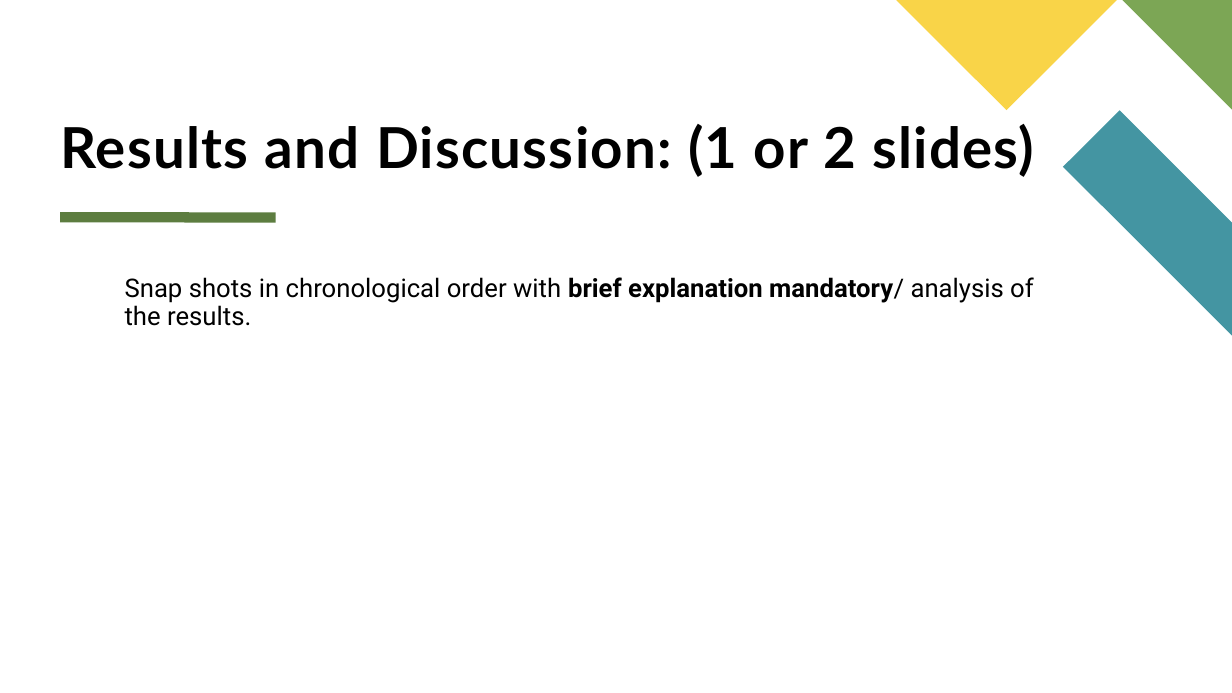
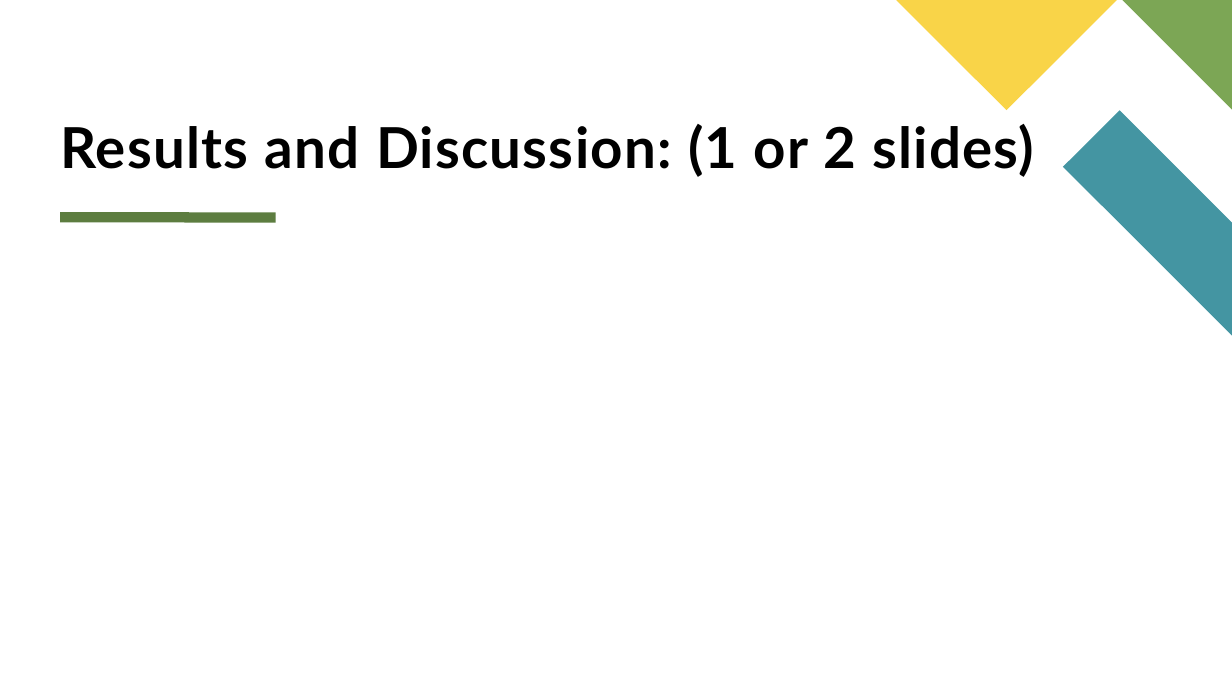
Before and after one commit to Jeevan-018/code-a-thon, a slide deck: slide 13 of Main Project Final Report/Presentation/Seminar PPT Template B24.pptx. Drawn at 1232x693 pixels with LibreOffice and Linux fonts; fonts in the diff are those of the drawing; background and template pictures are left out. Boxes give left, top, right and bottom in pixels: in the first picture for what was removed or moved away, otherwise in the second. Text is boxed around its words. In the diff, an @@ line names an element or a change of style, - is before the commit and + after.

```diff
--- a/Main Project Final Report/Presentation/Seminar PPT Template B24.pptx
+++ b/Main Project Final Report/Presentation/Seminar PPT Template B24.pptx
@@ text removed at (x1=125, y1=277, x2=1034, y2=326) @@
-Snap shots in chronological order with brief explanation mandatory/ analysis of the results.
```
Also in this commit, not shown: 5 other slides changed, 2 slides added, 2 slides removed, 9 other files.
